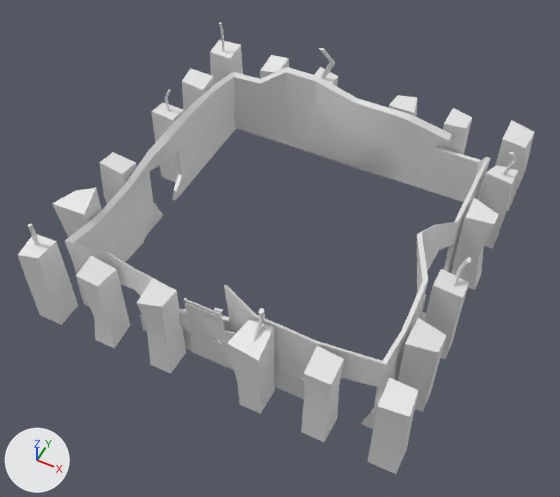
The FBX model Models/Buildings/Ruins_Building1_Low.fbx as it was, and as the next commit left it.
Before and after are seen from a camera (50 mm lens) standing at (7.4, -15.81, 19.67) and looking at (0.0, -1.02, 1.19). Every picture has the same lights, and +X, +Y and +Z are marked at lower left. The older version comes first. Where no turn or scale is listed for an object, it has been applied to the vertices.

The first picture shows 'Ruined_Building1_Low1'.
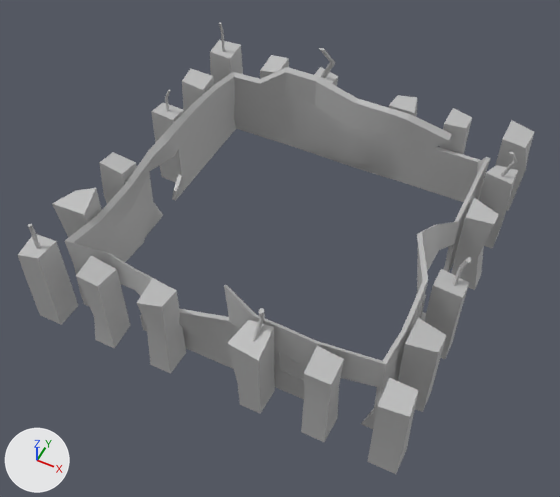
Pixel boxes (x1, y1, x2, y2) of what changed, in the pictures (560 x 497 px):
part 1 of me_mesh, deleted
    before: (184, 298, 236, 370)
part 2 of me_mesh, reshaped
    both: (74, 94, 484, 414)
part 3 of me_mesh, recoloured (white to grey)
    both: (18, 23, 534, 474)

The change, as a list of edits to the scene's bpy script:
```text
Add mat_uv_ruined_bd_1_2:
    mat_uv_ruined_bd_1_2 = principled_material('UV_Ruined_BD_1_2')
    mat_uv_ruined_bd_1_2.base_color = (0.5, 0.5, 0.5)  # grey #bcbcbc
Change me_mesh:
    used by ob_ruined_building1_low1; location = (0.0, 0.0, 0.0)
    remove me_mesh.from_pydata(...)  # 1401 vertices, 1188 faces; spans x -6.27..6.12, y -5.98..6.21, z -0.05..4.31
    add me_mesh.from_pydata(...)  # 1320 vertices, 1124 faces; spans x -6.27..6.12, y -5.98..6.21, z -0.05..4.31
    me_mesh part 1: the loose piece of 226 vertices spanning x -1.0..1.0, y -5.09..-4.96, z 0.0..2.78 is deleted
    me_mesh part 2
    120 faces are deleted
    68 vertices are added at x -5.35..5.0, y -5.4..5.01, z -0.02..3.49
    26 new vertices lie (0.0, 0.0, -0.06) away from vertices in x -5.0..5.0, y -5.0..5.0, z 1.78..2.04
    17 new vertices lie (0.0, 0.0, 0.08) away from vertices in x -5.0..5.0, y 0.88..5.0, z -0.03..0.0
    15 new vertices lie (0.0, 0.13, 0.0) away from vertices in x -5.0..5.0, y 0.88..0.92, z 0.0..3.0
    7 new vertices lie (0.0, 0.0, -0.07) away from vertices in x -2.75..5.0, y -5.0..5.0, z 2.02..2.31
    6 new vertices lie (0.0, 0.01, -0.06) away from vertices in x -3.65..5.0, y 0.88..4.81, z 1.85..1.98
    6 new vertices lie (0.0, 0.0, 0.07) away from vertices in x -5.0..-4.86, y 2.25..3.76, z 0.0
    259 new faces join them
    me_mesh part 3: 865 faces spanning x -6.27..6.12, y -5.98..6.21, z -0.02..4.31 switch from mat_openpbr_shader1 (white #e7e7e7) to mat_uv_ruined_bd_1_2 (grey #bcbcbc)
```
